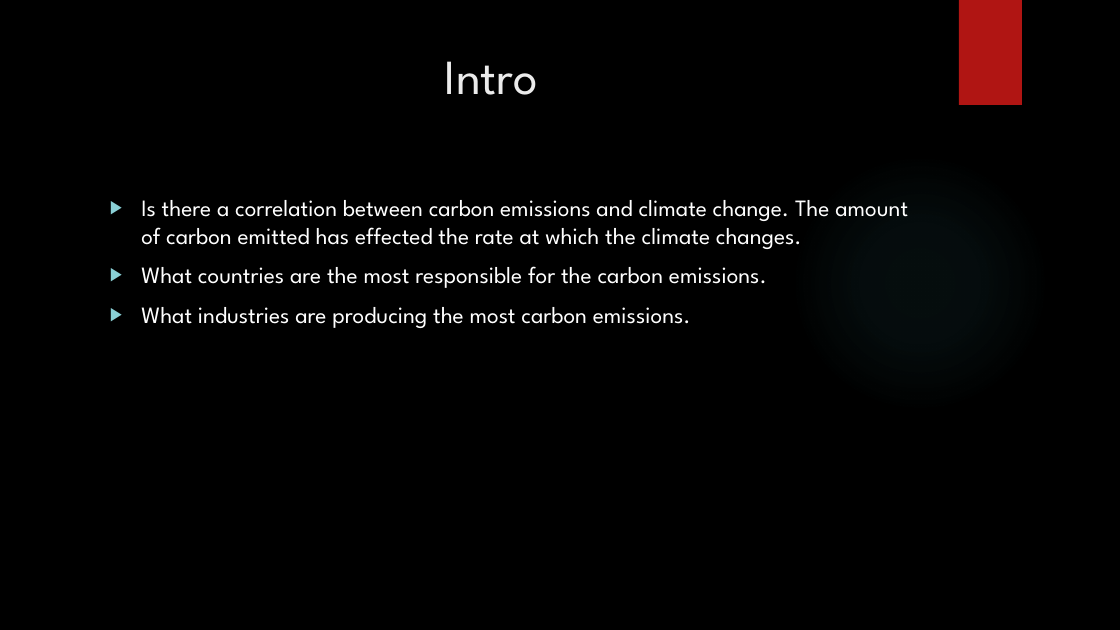
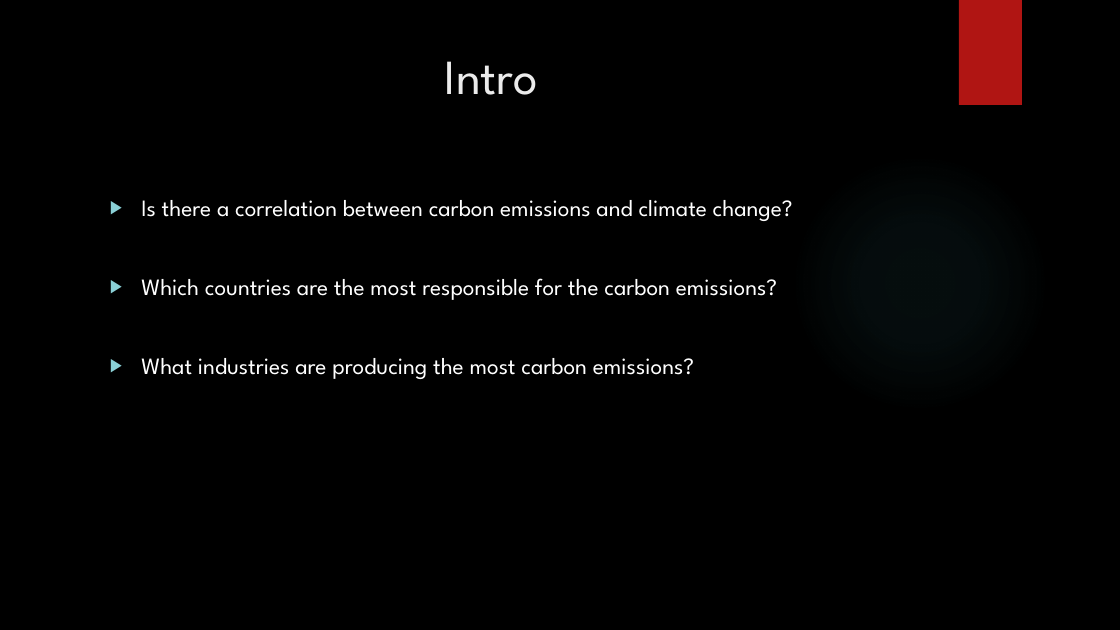
Before and after one commit to WMcWilliams15/NSS-Capstone, a slide deck: slide 2 of Power_Point/The Great Acceleration.pptx. Drawn at 1120x630 pixels with LibreOffice and Linux fonts; fonts in the diff are those of the drawing; background and template pictures are left out. Boxes give left, top, right and bottom in pixels: in the first picture for what was removed or moved away, otherwise in the second. Text is boxed around its words. In the diff, an @@ line names an element or a change of style, - is before the commit and + after.

```diff
--- a/Power_Point/The Great Acceleration.pptx
+++ b/Power_Point/The Great Acceleration.pptx
@@ text at [141, 200, 793, 379]: text changed @@
-▶ Is there a correlation between carbon emissions and climate change. The amount of carbon emitted has effected the rate at which the climate changes.
-▶ What countries are the most responsible for the carbon emissions.
-▶ What industries are producing the most carbon emissions.
+▶ Is there a correlation between carbon emissions and climate change?
+▶ Which countries are the most responsible for the carbon emissions?
+▶ What industries are producing the most carbon emissions?
```
Also in this commit, not shown: 8 other slides changed, 5 slides added, 4 slides removed, 2 other files.
